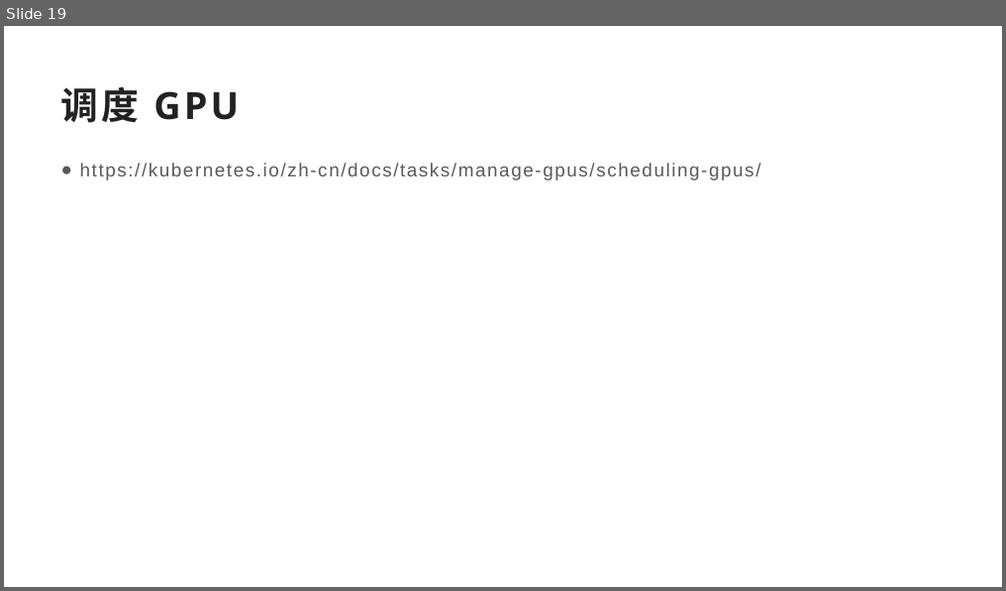
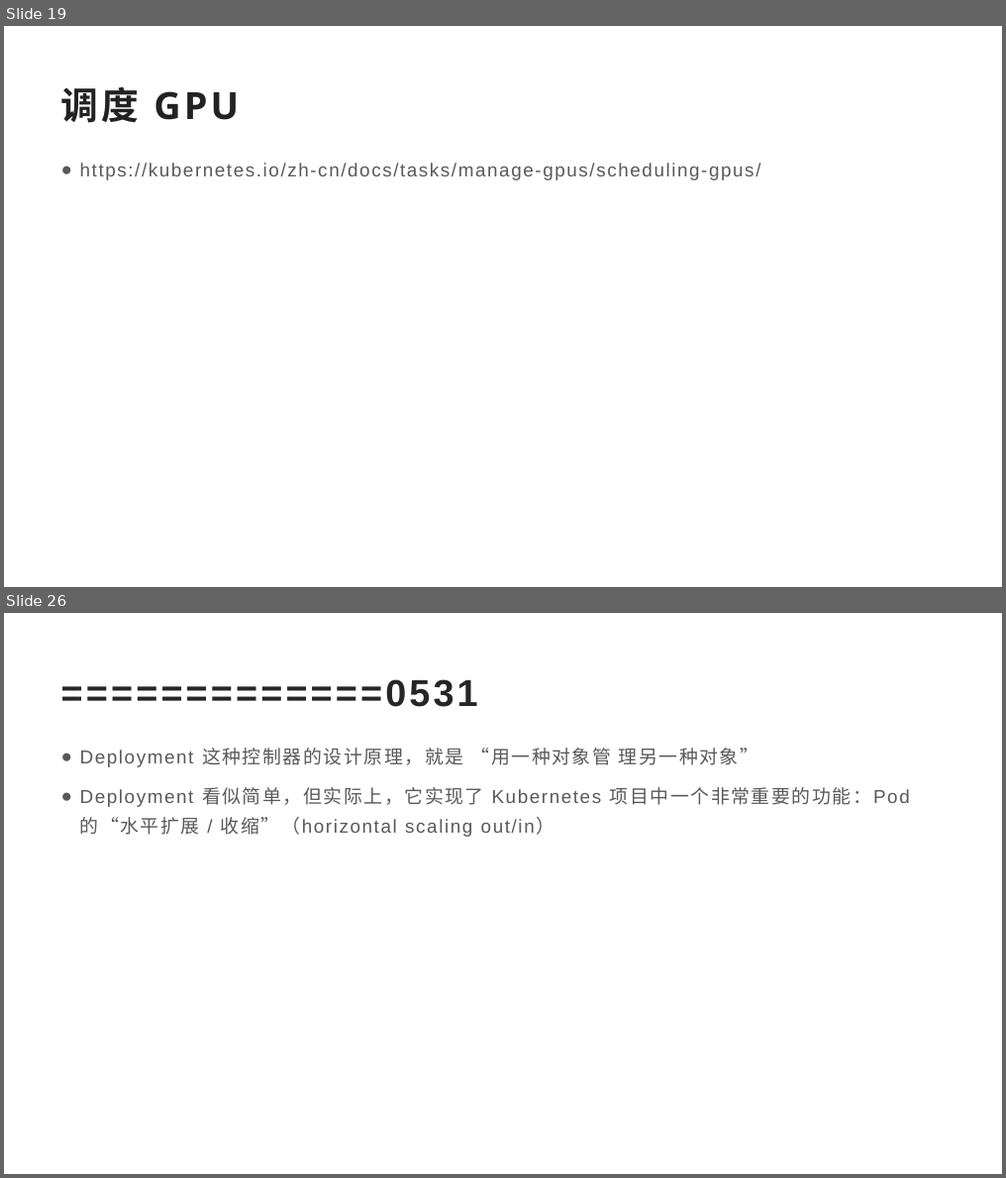
Before and after one commit to myverse/hazelcast-learn, a slide deck: K8S-0413.pptx. Shown one above the other, each under a label of ours: slide 19 before the commit, slides 19 and 26 after it; the slides between them are not shown. The pictures are 1006x591 and 1006x1178 pixels, drawn with LibreOffice and Linux fonts; fonts in the diff are those of the drawing. Boxes give left, top, right and bottom in pixels: in the first picture for what was removed or moved away, otherwise in the second. Text is boxed around its words. In the diff, an @@ line names an element or a change of style, - is before the commit and + after.

```diff
--- a/K8S-0413.pptx
+++ b/K8S-0413.pptx
@@ slide 26 added at bbox=[4, 613, 1002, 1174], background #FFFFFF @@
@@ title added at bbox=[61, 679, 478, 707], 36 pt, text #262626, bold @@
+=============0531
@@ text added at bbox=[80, 748, 910, 837], 18 pt, text #595959 @@
+● Deployment 这种控制器的设计原理，就是 “用一种对象管 理另一种对象”
+● Deployment 看似简单，但实际上，它实现了 Kubernetes 项目中一个非常重要的功能：Pod 的“水平扩展 / 收缩”（horizontal scaling out/in）
```
Also in this commit, not shown: 6 other slides added.
